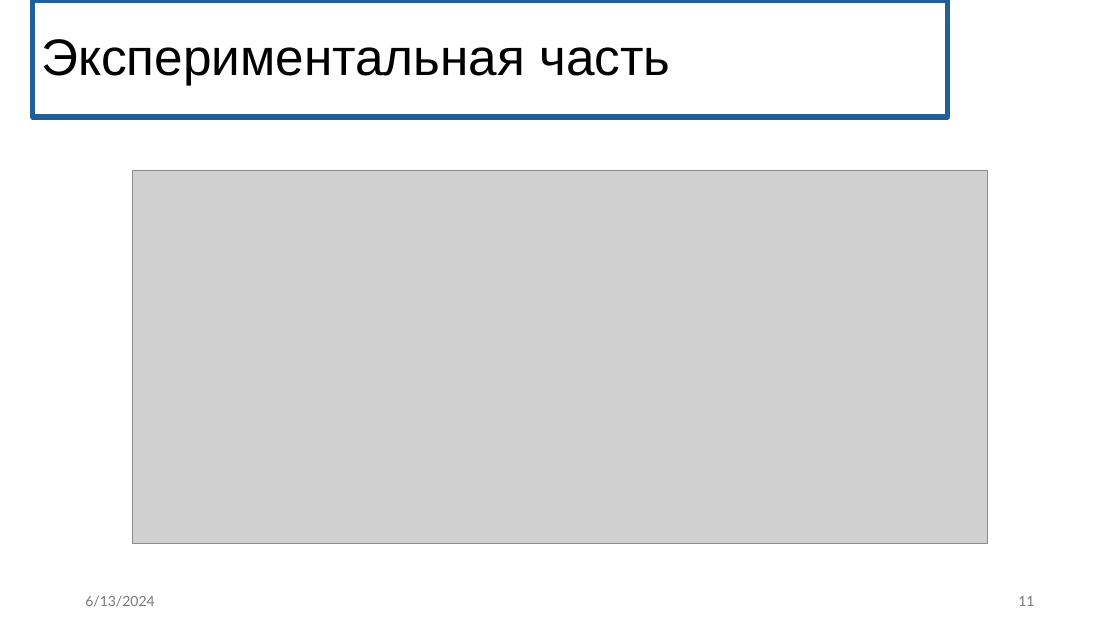
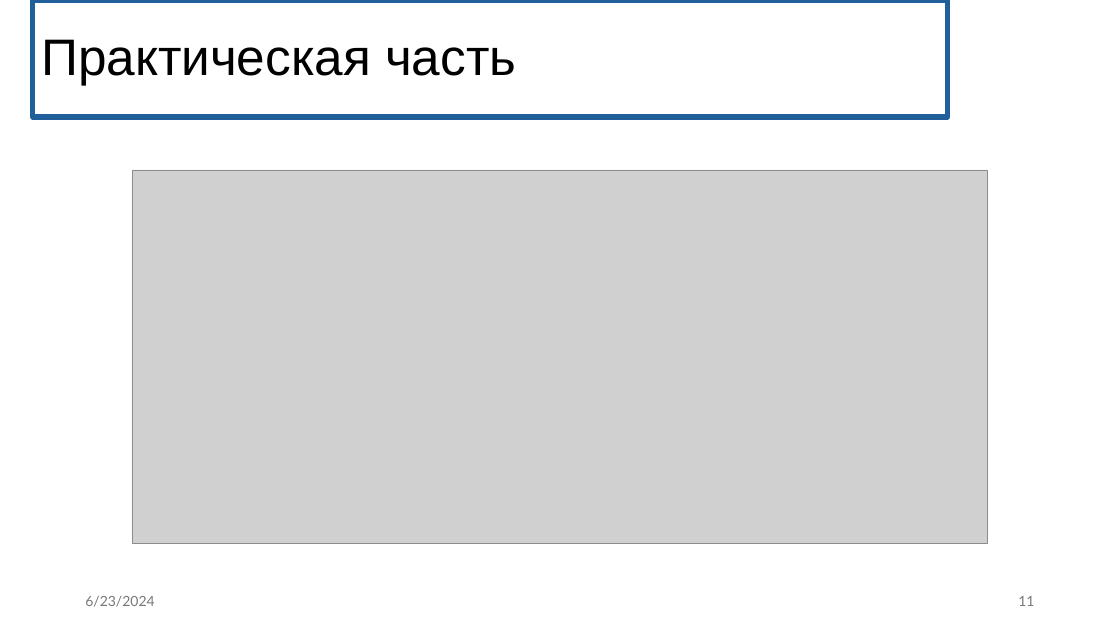
Before and after one commit to eprush/MethodOfAngularCoefficients, a slide deck: slide 11 of Media/bac_diploma.pptx. Drawn at 1120x630 pixels with LibreOffice and Linux fonts; fonts in the diff are those of the drawing; grey boxes stand for pictures. Boxes give left, top, right and bottom in pixels: in the first picture for what was removed or moved away, otherwise in the second. Text is boxed around its words. In the diff, an @@ line names an element or a change of style, - is before the commit and + after.

```diff
--- a/Media/bac_diploma.pptx
+++ b/Media/bac_diploma.pptx
@@ title at <box>41,39,516,85</box>: text changed @@
-Экспериментальная часть
+Практическая часть
@@ text at <box>85,596,154,607</box>: text changed @@
-6/13/2024
+6/23/2024
```
Also in this commit, not shown: 16 other slides changed, 1 slide added, 2 other files.
